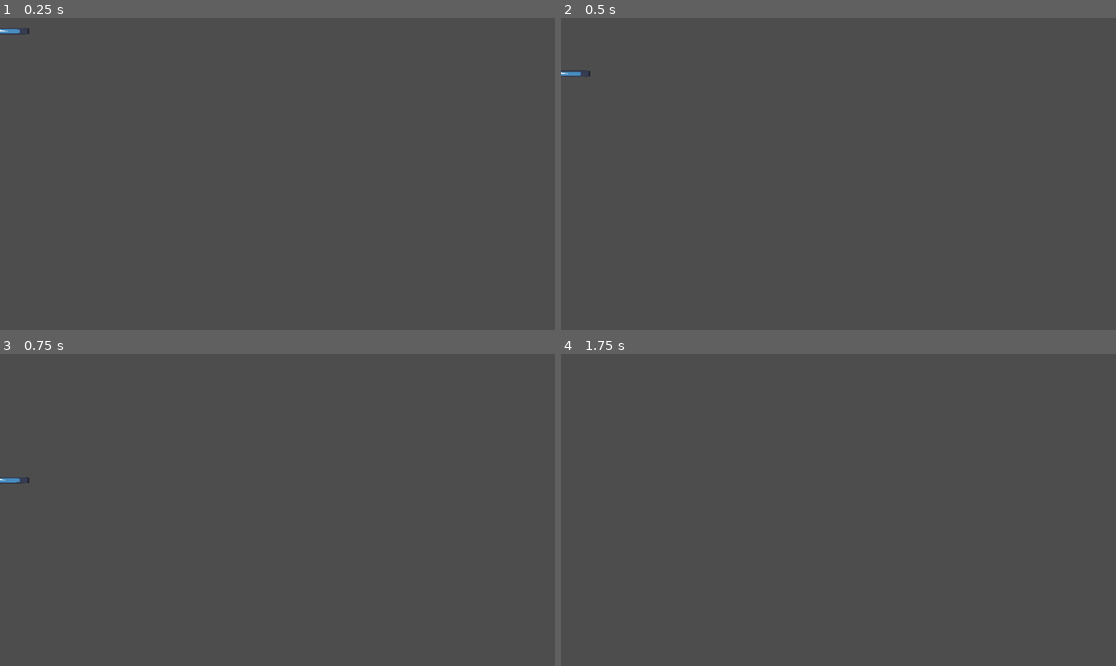
Above: before the commit, frames 1-4 (two rows, left to right).
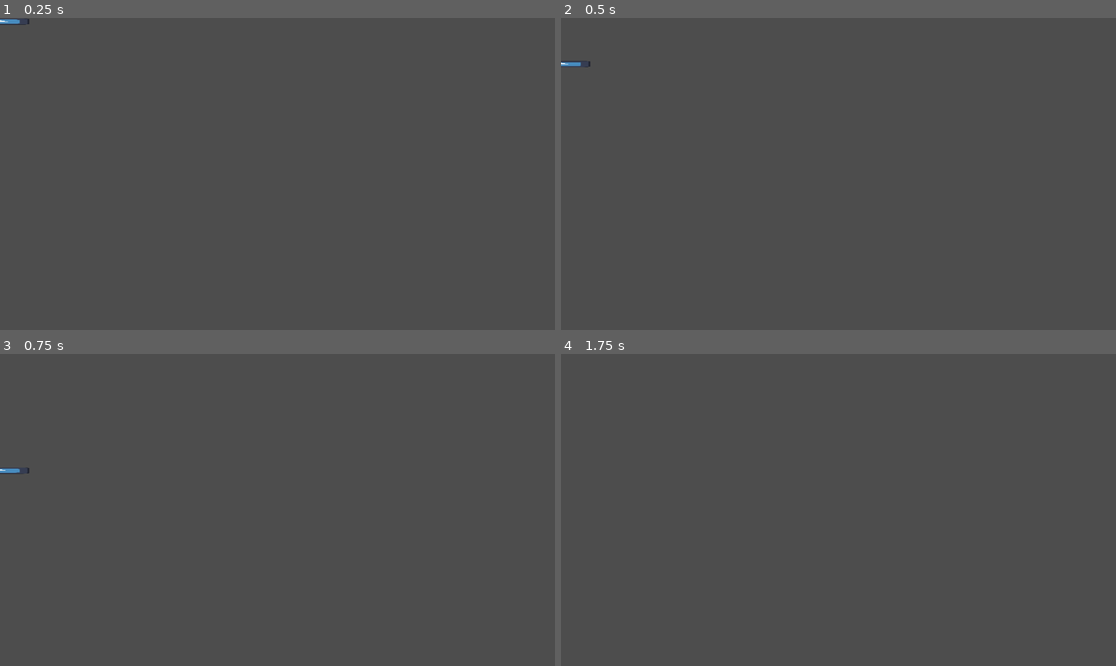
Above: after the commit, the same moments.

Repository: arrowira/cookiejam4
Game: Godot game, scene res://scenes/projectile.tscn
Same seed, same stepped clock (60 frames per second), same inputs: the game is played once before the commit and once after it. This scene is started directly instead of the project's main scene. The engine's default icon, where the game draws it, is replaced by a stand-in: a white triangle on a blue panel in a dark square.
Inputs:
- Up to frame 1 (0.25 s): no input
- Up to frame 2 (0.5 s): no input
- Up to frame 3 (0.75 s): tap Space (space) at 0.6 s
- Up to frame 4 (1.75 s): tap Space (space) at 1.35 s

The runs differ from the first frame. In frame 1, 0.1% of the frame differs, in the area x 0-6%, y 0-6%; in frame 2, 0.1%; in frame 3, 0.1%; in frame 4, nothing differs.

Commit message:
projectile script

Diff:
--- /dev/null
+++ b/cookie-jam-4/projectile.gd
@@ -0,0 +1,13 @@
+extends RigidBody2D
+
+
+# Called when the node enters the scene tree for the first time.
+func _ready() -> void:
+	pass # Replace with function body.
+
+func _physics_process(delta: float) -> void:
+	position += Vector2.UP*10
+
+
+func _on_death_timeout() -> void:
+	queue_free()
--- a/cookie-jam-4/scenes/projectile.tscn
+++ b/cookie-jam-4/scenes/projectile.tscn
@@ -1,11 +1,13 @@
-[gd_scene load_steps=3 format=3 uid="uid://booqq73jehcn8"]
+[gd_scene load_steps=4 format=3 uid="uid://booqq73jehcn8"]
 
 [ext_resource type="Texture2D" uid="uid://dxemllkettkn5" path="res://icon.svg" id="1_c8fcr"]
+[ext_resource type="Script" uid="uid://dgyd18r83b1w6" path="res://projectile.gd" id="1_q3m7n"]
 
 [sub_resource type="CircleShape2D" id="CircleShape2D_q3m7n"]
 radius = 13.0
 
 [node name="projectile" type="RigidBody2D"]
+script = ExtResource("1_q3m7n")
 
 [node name="CollisionShape2D" type="CollisionShape2D" parent="."]
 shape = SubResource("CircleShape2D_q3m7n")
@@ -14,3 +16,7 @@
 position = Vector2(-3, -1)
 scale = Vector2(1, 0.1)
 texture = ExtResource("1_c8fcr")
+
+[node name="death" type="Timer" parent="."]
+
+[connection signal="timeout" from="death" to="." method="_on_death_timeout"]
Not shown, added: cookie-jam-4/projectile.gd.uid
